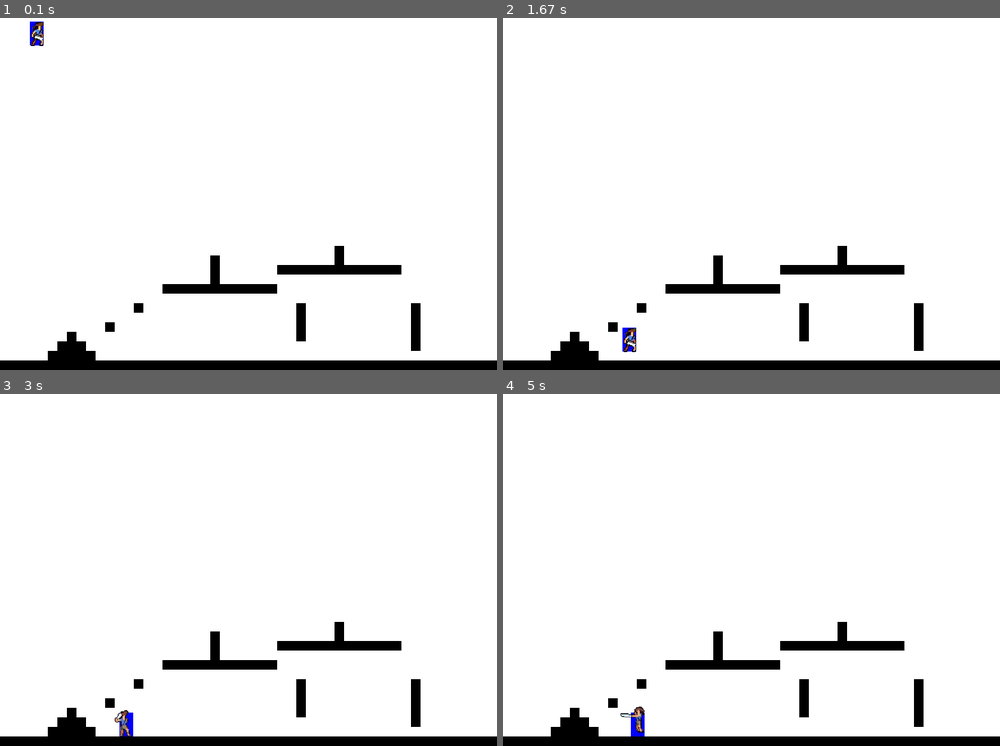
Above: before the commit, frames 1-4 (two rows, left to right).
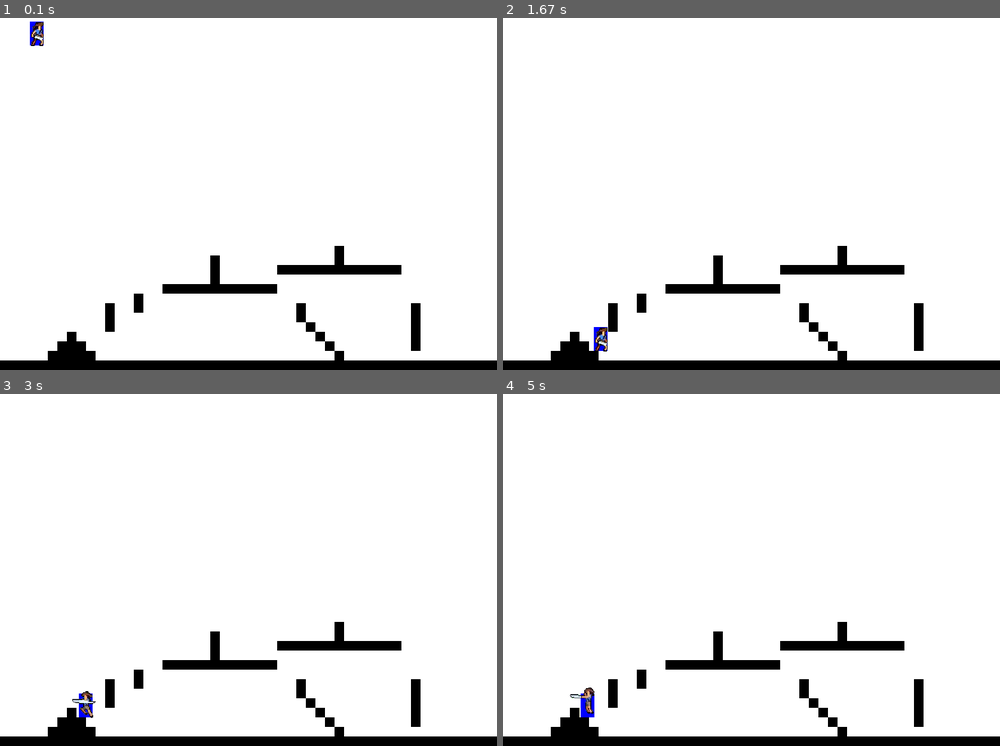
Above: after the commit, the same moments.

Repository: kaedenle/Pygame-Tag
Game: pygame game, started from Main.py
Two runs of this game, one before a commit and one after it. Both use one fixed random seed, a clock stepped at 60 frames per second and the inputs below.
Inputs:
- Up to frame 1 (0.1 s): no input
- Up to frame 2 (1.67 s): hold D 0.33-0.8 s; hold W 0.83-1.13 s; tap Space at 0.9, 1.23, 1.53 s; hold D 1.17-1.63 s
- Up to frame 3 (3 s): hold S 2.23-2.53 s; tap Space at 2.3, 2.63, 2.93 s; hold A 2.57-2.97 s
- Up to frame 4 (5 s): hold D 3.4-4.03 s; tap Space at 3.47, 3.77, 4.13, 4.53, 4.83 s; hold S 4.07-4.43 s; hold A 4.47-4.93 s; hold D from 4.97 s (still down)

The runs differ from the first frame. In frame 1, 0.5% of the frame differs, in the area x 21-70%, y 78-98%; in frame 2, 0.8%; in frame 3, 0.9%; in frame 4, 0.9%, in the area x 13-70%, y 78-98%.

Commit message:
Implemented crouching and rolling. Modified code to work with AABB changes. If block is above player don't uncrouch.

Diff:
--- a/Dictionaries/Dictionary2.py
+++ b/Dictionaries/Dictionary2.py
@@ -33,7 +33,7 @@
             "INTER":True,
 	    "FRAME_LEN":1,
 	    "INDEX":4,
-            "BL":{"SWING2":True}
+            "BL":{"SWING2":True},
         },
         "RUN":{
             "INTER":True,
@@ -52,5 +52,24 @@
             "BL":{"RUN": True, "SWING":True},
             "FUNCT":lambda self: self.jump(),
             "LOCK": False
+        },
+        "CROUCH":{
+            "INTER":False,
+	    "FRAME_LEN":3,
+	    "INDEX":4,
+            "WL":{"JUMP": True, "SLIDE": True},
+            "BL":{"RUN": True},
+            "FUNCT":lambda self: self.crouch(),
+            "LOCK": True,
+            "SPEED": 0.5
+        },
+        "SLIDE":{
+            "INTER":False,
+	    "FRAME_LEN":6,
+	    "INDEX":2,
+            "WL":{"JUMP": True},
+            "FUNCT":lambda self: self.slide(),
+            "LOCK": True,
+            "SPEED": 0.25
         }
 }
--- a/Entity.py
+++ b/Entity.py
@@ -5,22 +5,23 @@
 pygame.init()
 
 class Entity(pygame.sprite.Sprite):
-    def __init__(self, w, h, states, spritesheet = None):
+    def __init__(self, w, h, states, level, spritesheet = None):
         pygame.sprite.Sprite.__init__(self)
         self.width = w
         self.height = h
         self.image = pygame.Surface((w, h))
         self.rect = self.image.get_rect()
-        self.AABB = pygame.Rect((0, 0), (23, 40))
+        self.AABB_height = 40
+        self.AABB = pygame.Rect((0, 0), (23, self.AABB_height))
         self.spritesheet = spritesheet
 
         self.moving = False
         self.locked = False
         self.flipped = False
-        self.state = None
+        self.state = "DEFAULT"
         self.interrupt = False
         #checks if state is different from last self.update_state call
-        self.queued_state = None
+        self.queued_state = "DEFAULT"
         self.dict_data = states
 
         self.a_timer = 0
@@ -30,6 +31,7 @@
         self.is_animating = False
         self.a_x = 0
         self.scaling = 1
+        self.level = level
         self.physics = Physics(self.AABB, [50, 50])
 
         if self.spritesheet == None:
@@ -94,10 +96,6 @@
         if("FUNCT" in self.dict_data[self.state]):
             self.dict_data[self.state]["FUNCT"](self)
     def set_state(self, state):
-        #check if allowed to change state
-        if(self.is_animating == False or self.interrupt == True):
-            self.queued_state = state
-            return True
         #check if whitelist exists for state
         if("WL" in self.dict_data[self.state]):
             #change if state in whitelist
@@ -109,33 +107,67 @@
             #change if state in blacklist
             if(state in self.dict_data[self.state]["BL"]):
                 return False
+        #check if allowed to change state
+        if(self.is_animating == False or self.interrupt == True):
+            self.queued_state = state
+            return True
         return False
 
-    def update(self, dt, level):
-        self.a_loop()
-        self.physics.update(dt, level, self.rect)
+    def update(self, dt):
+        self.update_animation()
+        self.physics.update(dt, self.level, self.rect)
 
 class Player(Entity):
-    def __init__(self, w, h, states, controls, spritesheet = None):
-        Entity.__init__(self, w, h, states, spritesheet)
+    def __init__(self, w, h, states, level, controls, spritesheet = None):
+        Entity.__init__(self, w, h, states, level, spritesheet)
         self.controls = controls
     def default_state(self):
+        #if there's a block above you don't uncrouch
+        crouch_states = ["CROUCH", "CRAWL", "SLIDE"]
+        uncrouch = True
+        if(self.AABB.height == self.AABB_height/2 and not self.is_animating):
+            uncrouched_index = math.floor((self.physics.pos.y - self.AABB_height/2)/self.level.TILE_SIZE)
+            left = math.floor((self.physics.pos.x)/self.level.TILE_SIZE)
+            right = math.floor((self.physics.pos.x + self.AABB.width)/self.level.TILE_SIZE)
+            for x in range(left, right + 1):
+                if(self.level.level[uncrouched_index][x] == 1):
+                    uncrouch = False
+                    break
+            if not uncrouch:
+                self.set_state("CROUCH")
         #will add differnt set_states for airborne players
         if(self.physics.grounded):
             self.set_state("DEFAULT")
+        #correct hurtbox if not in crouching state
+        if(self.state not in crouch_states and self.AABB.height == self.AABB_height/2):
+            self.AABB.y -= self.AABB_height/2
+            self.AABB.height = self.AABB_height
+        #reset movement before entering events
         self.moving = False
-    def run(self):
-        speed = self.physics.speed if self.physics.grounded else self.physics.airspeed
+    def run(self, speed = -1):
+        if(speed < 0):
+            speed = self.physics.speed if self.physics.grounded else self.physics.airspeed
         if(self.flipped):
             self.physics.acc.x -= speed
         else:
             self.physics.acc.x += speed
     def jump(self):
         if(self.a_timer == 0):
-            self.physics.acc.y = -10.5
+            self.physics.acc.y = -8.5
             self.physics.grounded = False
         if(self.moving):
             self.run()
+    def crouch(self):
+        if(self.AABB.height == self.AABB_height):
+            self.AABB.height = self.AABB_height/2
+            self.physics.pos.y += self.AABB_height/2
+    def slide(self):
+        if(self.AABB.height == self.AABB_height):
+            self.AABB.height = self.AABB_height/2
+            self.physics.pos.y += self.AABB_height/2
+        self.run(0.9)
+        if not(self.is_animating):
+            self.default()
     def events(self, event):
         self.default_state()
         #physics values
@@ -154,6 +186,11 @@
             if not self.locked:
                 self.flipped = True
                 self.moving = True
+        if keys[self.controls["CROUCH"]]:
+            if(self.state != "RUN"):
+                self.set_state("CROUCH")
+            if(self.state == "RUN"):
+                self.set_state("SLIDE")
         #single press events
         for e in event:
             if e.type == pygame.KEYDOWN:
@@ -161,8 +198,9 @@
                     self.set_state("JUMP")
                 if e.key == pygame.K_SPACE:
                     self.set_state("SWING")
-    def update(self, dt, event, level):
+    def update(self, dt, event):
         self.update_animation()
         self.events(event)
         self.update_state()
-        self.physics.update(dt, level, self.rect)
+        print(self.state)
+        self.physics.update(dt, self.level, self.rect)
--- a/Main.py
+++ b/Main.py
@@ -29,7 +29,7 @@
 class Game:
     def __init__(self):
         self.level = Level(size, 0)
-        self.player = Player(64, 64, STATE_DICT, CONTROLS_DICT, filename)
+        self.player = Player(64, 64, STATE_DICT, self.level, CONTROLS_DICT, filename)
         sprites.add(self.player)
         self.event = None
 
@@ -46,7 +46,7 @@
                         print("")"""
     def update(self, dt):
         self.events()
-        self.player.update(dt, self.event, self.level)
+        self.player.update(dt, self.event)
         self.level.plat_list.draw(screen)
 
 game = Game()
--- a/Physics.py
+++ b/Physics.py
@@ -35,10 +35,9 @@
             if(value >= minimum and value < maximum):
                 return True
             return False
-        collisions = [False, False, False, False]
+        flag = False
         #vel not optimal due to kinematic equation involving adding acceleration
         delta_x = self.pos.x - self.rect.x
-        delta_y = self.pos.y - self.rect.y
         if(delta_x != 0):
             #initial pos
             start_x = get_index(self.rect.x + self.rect.width) if delta_x > 0 else get_index(self.rect.x)
@@ -49,14 +48,38 @@
             height_end = get_index(self.rect.y + self.rect.height - 1)
             count = 1 if delta_x > 0 else -1
             result = math.inf
-
+            result2 = math.inf
             for col in range(start_x, end_x + count, count):
                 if(result != math.inf):
                     break
                 for row in range(height_start, height_end + 1):
                     if(in_range(row, 0, len(level.level)) and in_range(col, 0, len(level.level[0])) and level.level[row][col] == 1):
                         result = col
+                        result2 = row
                         break
+            #for slopes
+            top = get_index(self.rect.y)
+            bottom = get_index(self.rect.y + self.rect.height)
+            left = get_index(self.rect.x)
+            right = get_index(self.rect.x + self.rect.width) + 1
+            floor = False
+            ceiling = False
+
+            for x in range(left, right):
+                if(level.level[bottom][x] == 1):
+                    floor = True
+                if(level.level[top - 1][x] == 1):
+                    ceiling = True
+                    break
+            #no gaps between next slope block and current one
+            if(bottom - 1 == result2 and level.level[result2 + 1][result - count] != 1):
+                floor = False
+            #if there's ground below you and there isn't a block above you
+            if(result != math.inf and bottom - 1 == result2 and floor and not ceiling):
+                result = math.inf
+                curpos = self.rect.y
+                self.rect.y = curpos - level.TILE_SIZE
+                flag = True
             if(result != math.inf):
                 self.vel.x = 0
                 if(delta_x > 0):
@@ -65,7 +88,7 @@
                 else:
                     if((result * level.TILE_SIZE) + level.TILE_SIZE > self.pos.x):
                         self.pos.x = (result * level.TILE_SIZE) + level.TILE_SIZE
-
+        delta_y = self.pos.y - self.rect.y
         if(delta_y != 0):
             #initial pos
             start_y = get_index(self.rect.y + self.rect.height) if delta_y > 0 else get_index(self.rect.y)
@@ -91,6 +114,7 @@
                     if(result * level.TILE_SIZE < self.pos.y + self.rect.height):
                         self.pos.y = (result * level.TILE_SIZE) - self.rect.height
                         self.grounded = True
+
                 else:
                     #hit ceiling or not
                     if((result * level.TILE_SIZE) + level.TILE_SIZE > self.pos.y):
--- a/level0_data.csv
+++ b/level0_data.csv
@@ -30,11 +30,11 @@
 0,0,0,0,0,0,0,0,0,0,0,0,0,0,0,0,0,0,0,0,0,0,1,0,0,0,0,0,0,1,1,1,1,1,1,1,1,1,1,1,1,1,0,0,0,0,0,0,0,0,0,0
 0,0,0,0,0,0,0,0,0,0,0,0,0,0,0,0,0,0,0,0,0,0,1,0,0,0,0,0,0,0,0,0,0,0,0,0,0,0,0,0,0,0,0,0,0,0,0,0,0,0,0,0
 0,0,0,0,0,0,0,0,0,0,0,0,0,0,0,0,0,1,1,1,1,1,1,1,1,1,1,1,1,0,0,0,0,0,0,0,0,0,0,0,0,0,0,0,0,0,0,0,0,0,0,0
-0,0,0,0,0,0,0,0,0,0,0,0,0,0,0,0,0,0,0,0,0,0,0,0,0,0,0,0,0,0,0,0,0,0,0,0,0,0,0,0,0,0,0,0,0,0,0,0,0,0,0,0
-0,0,0,0,0,0,0,0,0,0,0,0,0,0,1,0,0,0,0,0,0,0,0,0,0,0,0,0,0,0,0,1,0,0,0,0,0,0,0,0,0,0,0,1,0,0,0,0,0,0,0,0
-0,0,0,0,0,0,0,0,0,0,0,0,0,0,0,0,0,0,0,0,0,0,0,0,0,0,0,0,0,0,0,1,0,0,0,0,0,0,0,0,0,0,0,1,0,0,0,0,0,0,0,0
+0,0,0,0,0,0,0,0,0,0,0,0,0,0,1,0,0,0,0,0,0,0,0,0,0,0,0,0,0,0,0,0,0,0,0,0,0,0,0,0,0,0,0,0,0,0,0,0,0,0,0,0
+0,0,0,0,0,0,0,0,0,0,0,1,0,0,1,0,0,0,0,0,0,0,0,0,0,0,0,0,0,0,0,1,0,0,0,0,0,0,0,0,0,0,0,1,0,0,0,0,0,0,0,0
 0,0,0,0,0,0,0,0,0,0,0,1,0,0,0,0,0,0,0,0,0,0,0,0,0,0,0,0,0,0,0,1,0,0,0,0,0,0,0,0,0,0,0,1,0,0,0,0,0,0,0,0
-0,0,0,0,0,0,0,1,0,0,0,0,0,0,0,0,0,0,0,0,0,0,0,0,0,0,0,0,0,0,0,1,0,0,0,0,0,0,0,0,0,0,0,1,0,0,0,0,0,0,0,0
-0,0,0,0,0,0,1,1,1,0,0,0,0,0,0,0,0,0,0,0,0,0,0,0,0,0,0,0,0,0,0,0,0,0,0,0,0,0,0,0,0,0,0,1,0,0,0,0,0,0,0,0
-0,0,0,0,0,1,1,1,1,1,0,0,0,0,0,0,0,0,0,0,0,0,0,0,0,0,0,0,0,0,0,0,0,0,0,0,0,0,0,0,0,0,0,0,0,0,0,0,0,0,0,0
+0,0,0,0,0,0,0,0,0,0,0,1,0,0,0,0,0,0,0,0,0,0,0,0,0,0,0,0,0,0,0,0,1,0,0,0,0,0,0,0,0,0,0,1,0,0,0,0,0,0,0,0
+0,0,0,0,0,0,0,1,0,0,0,0,0,0,0,0,0,0,0,0,0,0,0,0,0,0,0,0,0,0,0,0,0,1,0,0,0,0,0,0,0,0,0,1,0,0,0,0,0,0,0,0
+0,0,0,0,0,0,1,1,1,0,0,0,0,0,0,0,0,0,0,0,0,0,0,0,0,0,0,0,0,0,0,0,0,0,1,0,0,0,0,0,0,0,0,1,0,0,0,0,0,0,0,0
+0,0,0,0,0,1,1,1,1,1,0,0,0,0,0,0,0,0,0,0,0,0,0,0,0,0,0,0,0,0,0,0,0,0,0,1,0,0,0,0,0,0,0,0,0,0,0,0,0,0,0,0
 1,1,1,1,1,1,1,1,1,1,1,1,1,1,1,1,1,1,1,1,1,1,1,1,1,1,1,1,1,1,1,1,1,1,1,1,1,1,1,1,1,1,1,1,1,1,1,1,1,1,1,1
